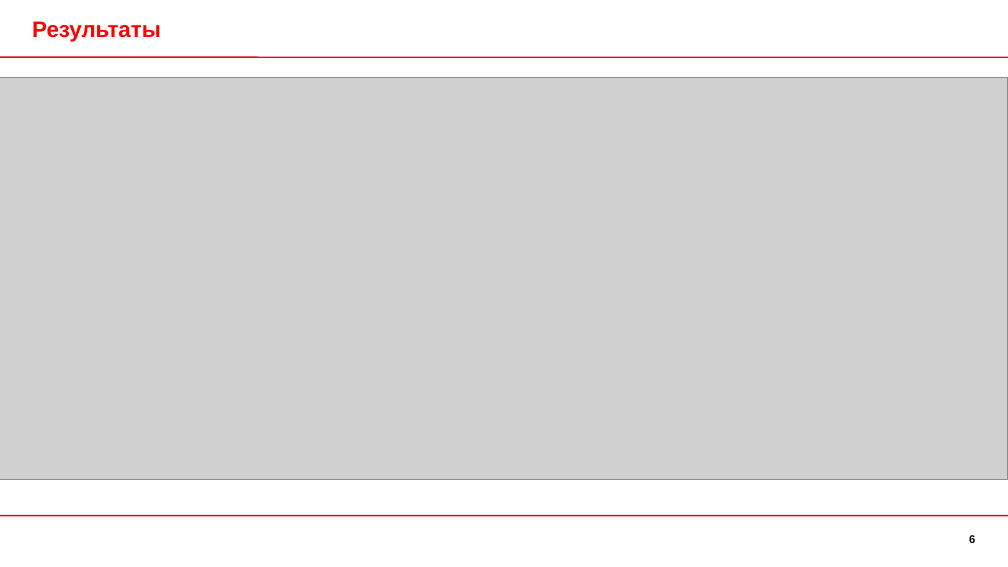
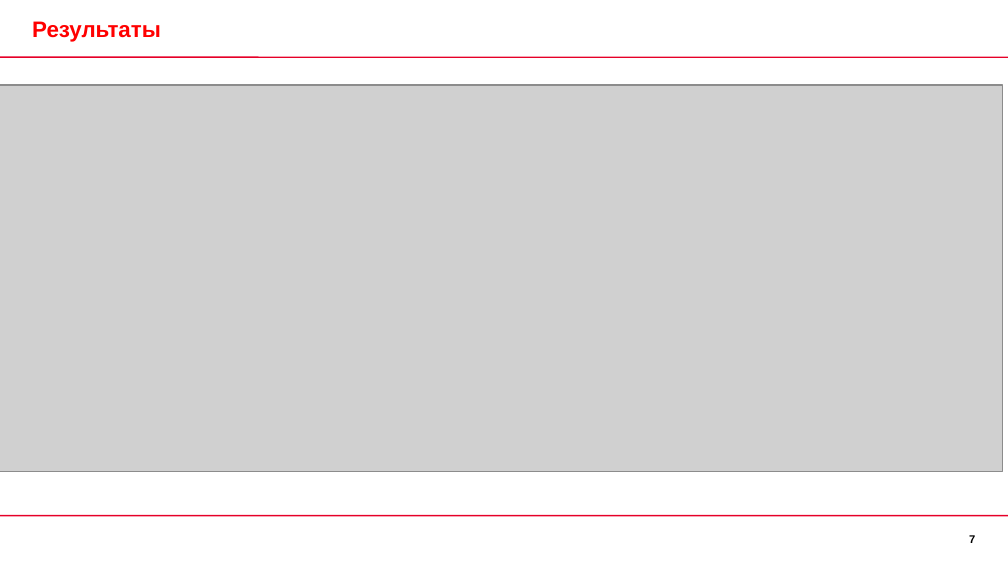
Before and after one commit to aamamaev/HH, a slide deck: slide 7 of VIP_detection.pptx (slide 6 before the commit). Drawn at 1008x567 pixels with LibreOffice and Linux fonts; fonts in the diff are those of the drawing; grey boxes stand for pictures; background and template pictures are left out. Boxes give left, top, right and bottom in pixels: in the first picture for what was removed or moved away, otherwise in the second. Text is boxed around its words. In the diff, an @@ line names an element or a change of style, - is before the commit and + after.

```diff
--- a/VIP_detection.pptx
+++ b/VIP_detection.pptx
@@ picture: place and size @@
-picture at (0,77,1008,479)
+picture at (0,85,1002,472)
@@ page number at (969,535,975,543): text changed @@
-6
+7
```
Also in this commit, not shown: 1 other slide changed, 1 slide added, 1 other file.
